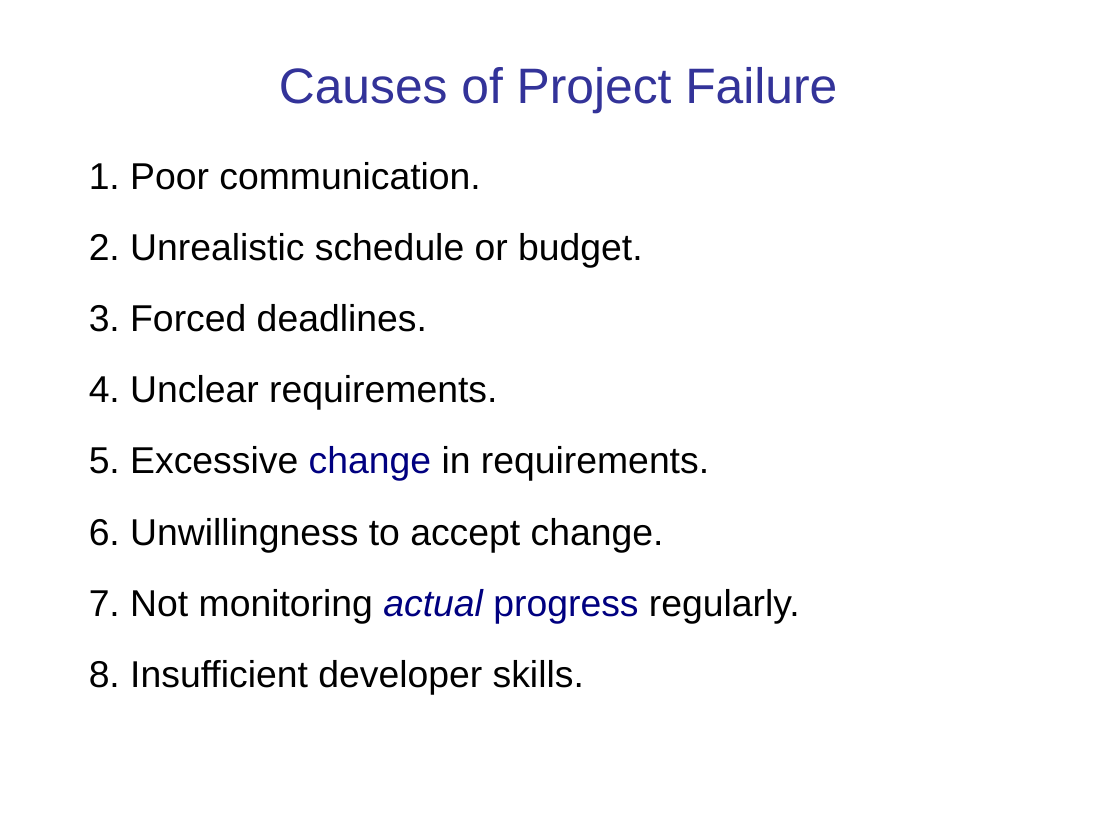
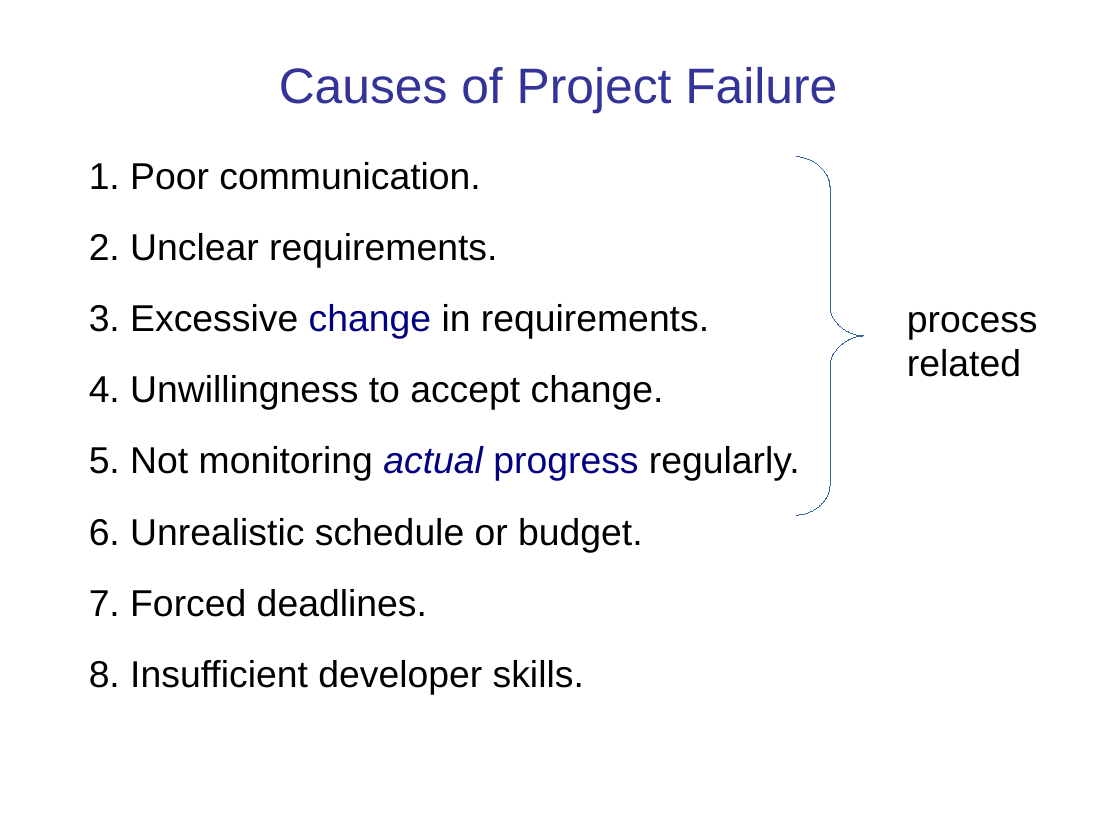
Before and after one commit to cpske/ISP, a slide deck: slide 17 of software-process/Introduction-software-process.pptx. Drawn at 1120x840 pixels with LibreOffice and Linux fonts; fonts in the diff are those of the drawing. Boxes give left, top, right and bottom in pixels: in the first picture for what was removed or moved away, otherwise in the second. Text is boxed around its words. In the diff, an @@ line names an element or a change of style, - is before the commit and + after.

```diff
--- a/software-process/Introduction-software-process.pptx
+++ b/software-process/Introduction-software-process.pptx
@@ freeform shape added at [796,157,864,515], outline #3465A4 0.75 pt @@
@@ text at [89,233,800,617]: text changed @@
-2. Unrealistic schedule or budget.
-3. Forced deadlines.
-4. Unclear requirements.
-5. Excessive change in requirements.
-6. Unwillingness to accept change.
-7. Not monitoring actual progress regularly.
+2. Unclear requirements.
+3. Excessive change in requirements.
+4. Unwillingness to accept change.
+5. Not monitoring actual progress regularly.
+6. Unrealistic schedule or budget.
+7. Forced deadlines.
@@ text added at [907,312,1038,377], 24 pt, text #000000 @@
+process related
```
Also in this commit, not shown: 26 other slides changed, 16 other files.
